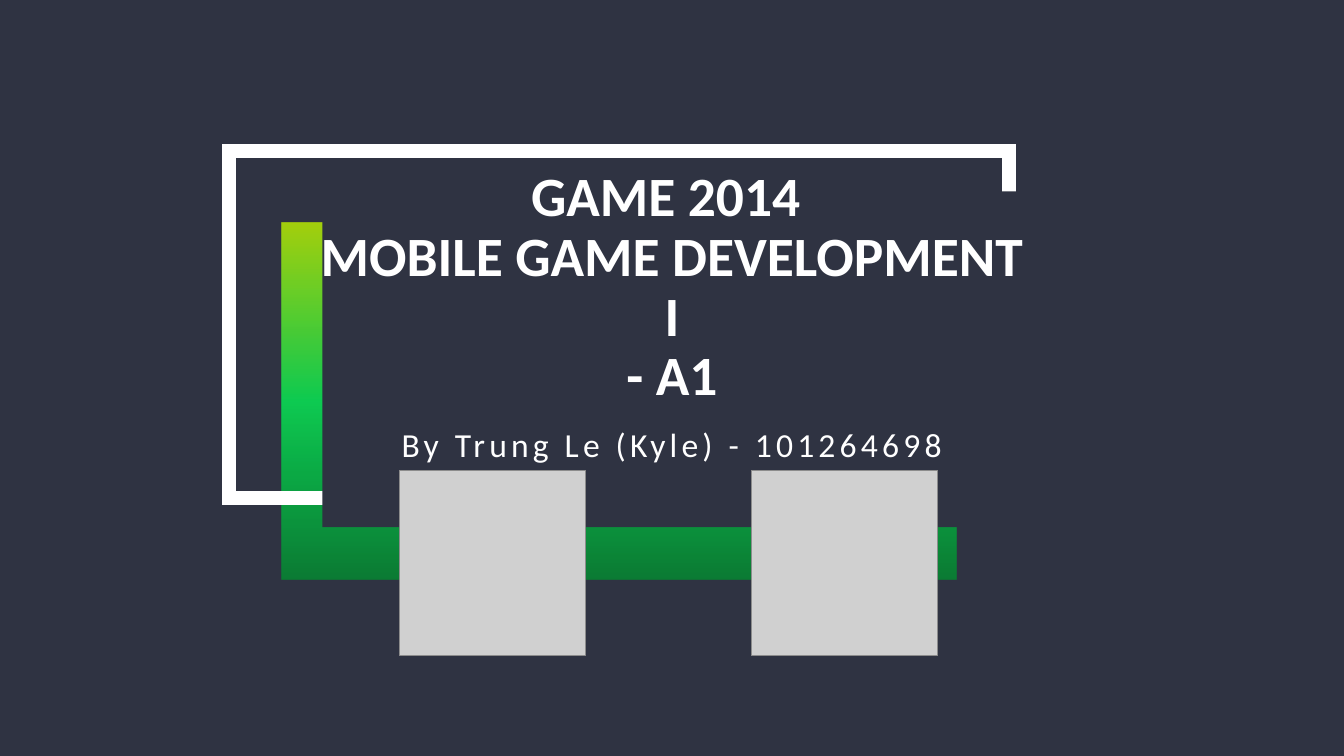
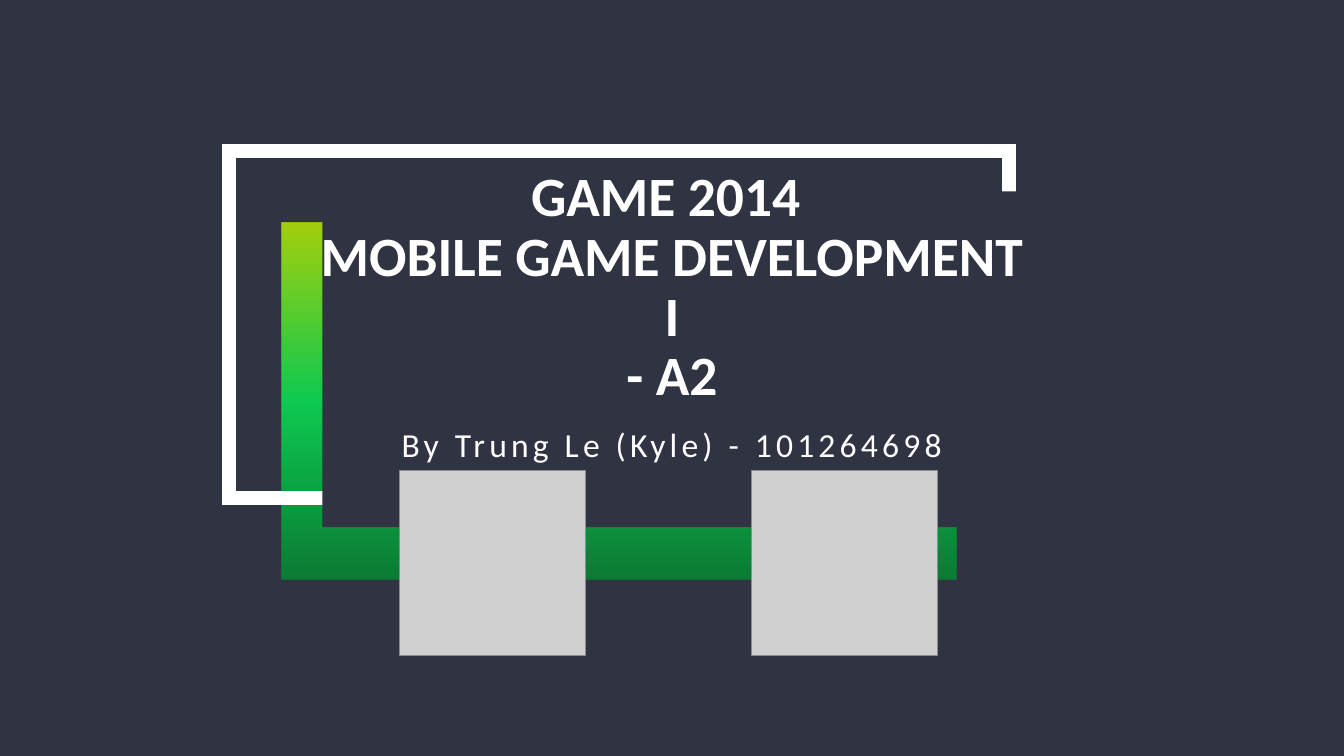
Before and after one commit to KojimaMcMaple/GAME-2014_A2, a slide deck: slide 1 of KH_Slide.pptx. Drawn at 1344x756 pixels with LibreOffice and Linux fonts; fonts in the diff are those of the drawing; grey boxes stand for pictures; background and template pictures are left out. Boxes give left, top, right and bottom in pixels: in the first picture for what was removed or moved away, otherwise in the second. Text is boxed around its words. In the diff, an @@ line names an element or a change of style, - is before the commit and + after.

```diff
--- a/KH_Slide.pptx
+++ b/KH_Slide.pptx
@@ title at (321,179,1023,395): text changed @@
-GAME 2014
-MOBILE GAME DEVELOPMENT I
-- A1
+GAME 2014
+MOBILE GAME DEVELOPMENT I
+- A2
```
Also in this commit, not shown: 4 other files.
